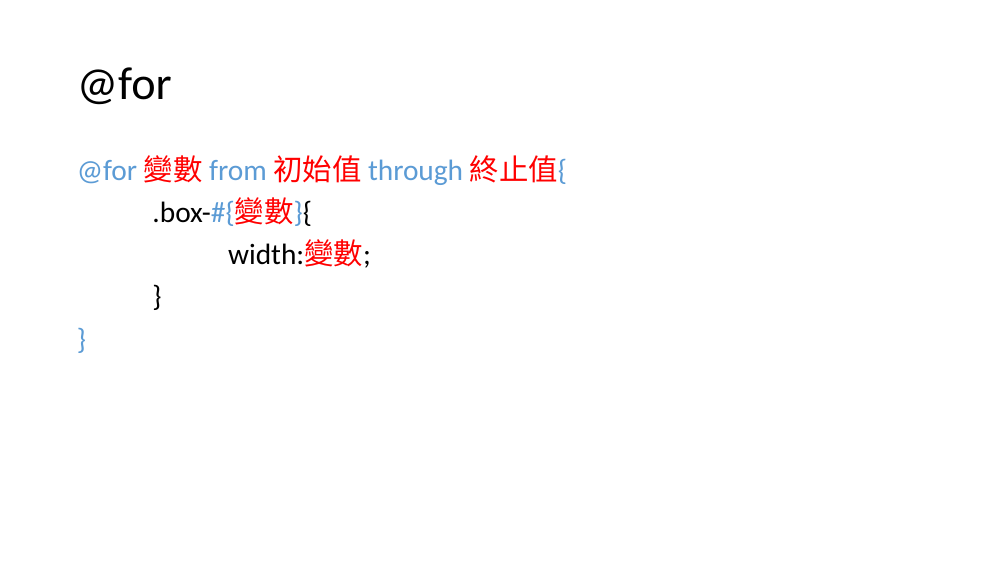
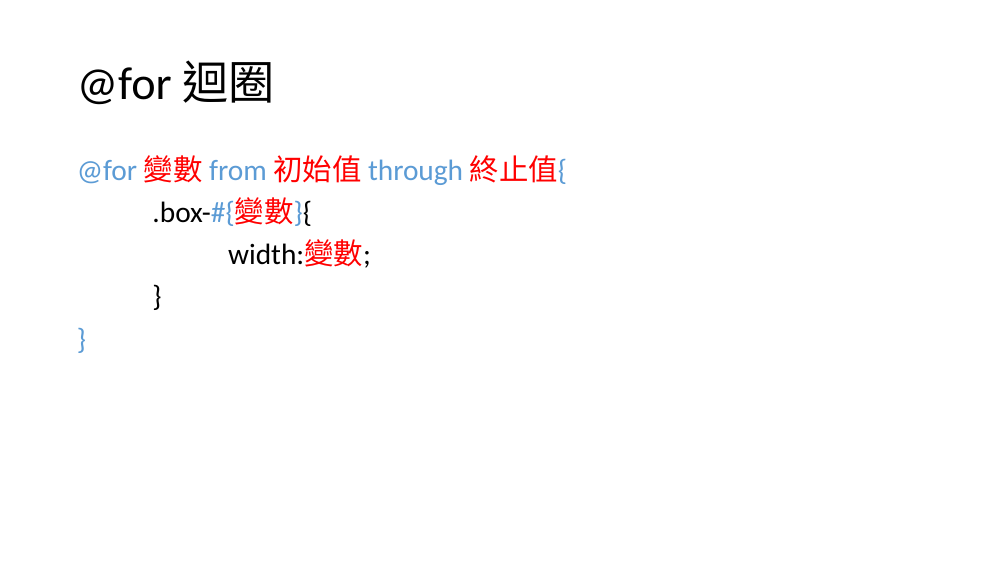
Before and after one commit to choco2001/ppt, a slide deck: slide 10 of sass.pptx. Drawn at 1008x567 pixels with LibreOffice and Linux fonts; fonts in the diff are those of the drawing. Boxes give left, top, right and bottom in pixels: in the first picture for what was removed or moved away, otherwise in the second. Text is boxed around its words. In the diff, an @@ line names an element or a change of style, - is before the commit and + after.

```diff
--- a/sass.pptx
+++ b/sass.pptx
@@ title at bbox=[77, 60, 274, 105]: text changed @@
-@for
+@for 迴圈
```
Also in this commit, not shown: 1 other slide changed, 2 slides added.
